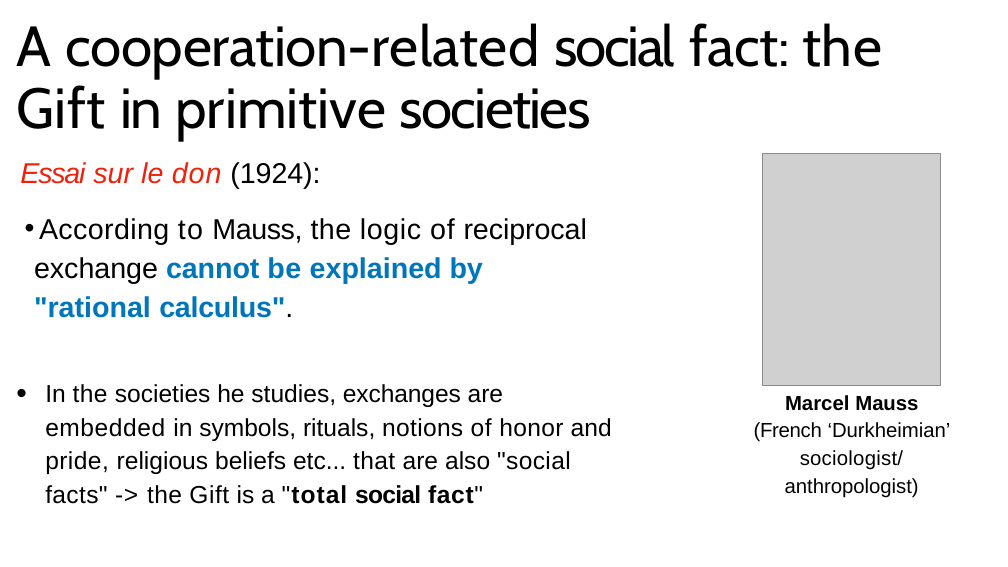
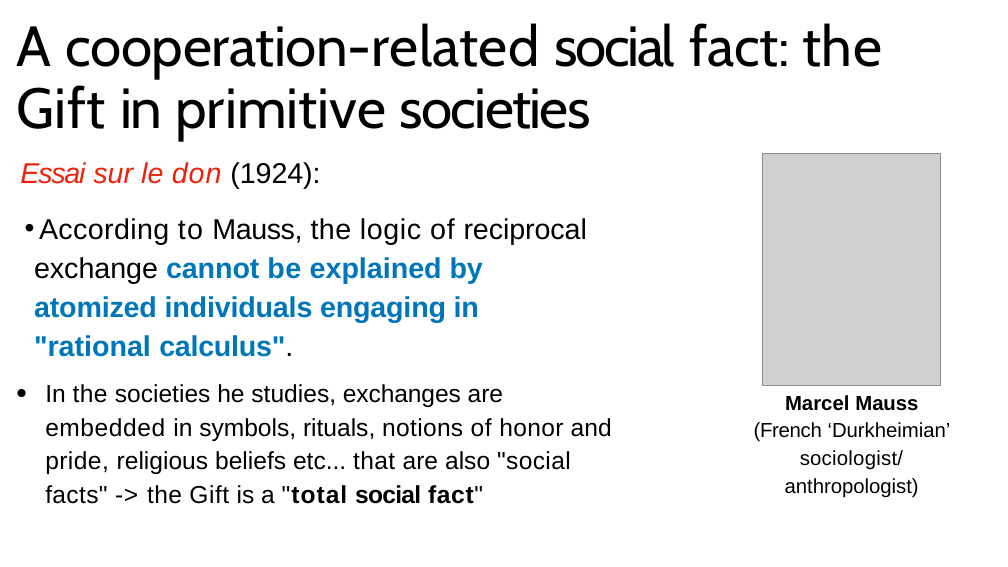
Before and after one commit to aminelasso/SOC501-2026, a slide deck: slide 47 of Week 3/Week 3.pptx. Drawn at 1008x567 pixels with LibreOffice and Linux fonts; fonts in the diff are those of the drawing; grey boxes stand for pictures. Boxes give left, top, right and bottom in pixels: in the first picture for what was removed or moved away, otherwise in the second. Text is boxed around its words. In the diff, an @@ line names an element or a change of style, - is before the commit and + after.

```diff
--- a/Week 3/Week 3.pptx
+++ b/Week 3/Week 3.pptx
@@ text at bbox=[34, 218, 587, 357]: text changed; text colour #000000 to #0076BA; bold on @@
-• According to Mauss, the logic of reciprocal exchange cannot be explained by "rational calculus".
+• According to Mauss, the logic of reciprocal exchange cannot be explained by atomized individuals engaging in "rational calculus".
```
Also in this commit, not shown: 10 other slides changed, 24 slides added, 2 slides removed.
